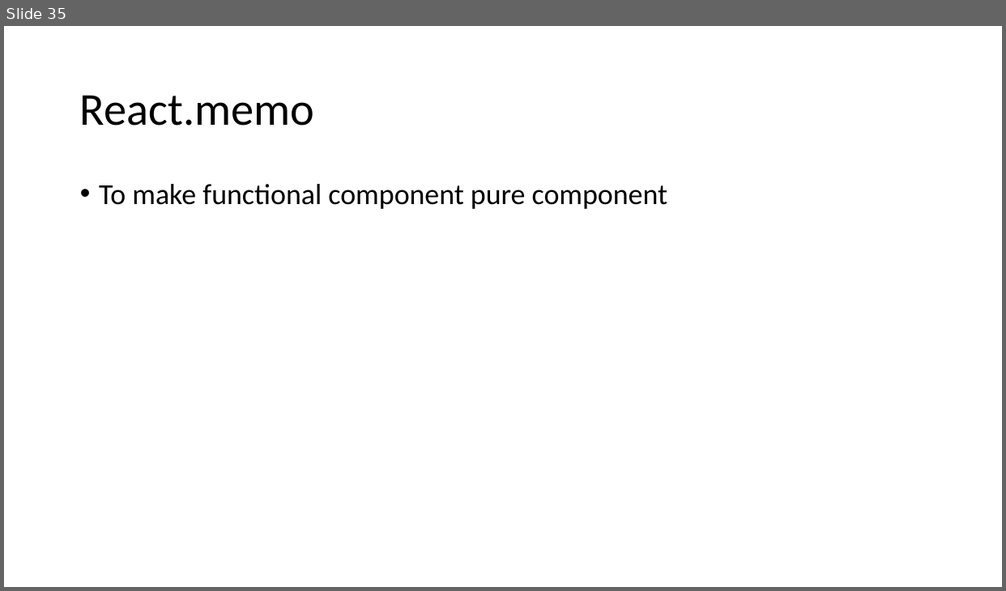
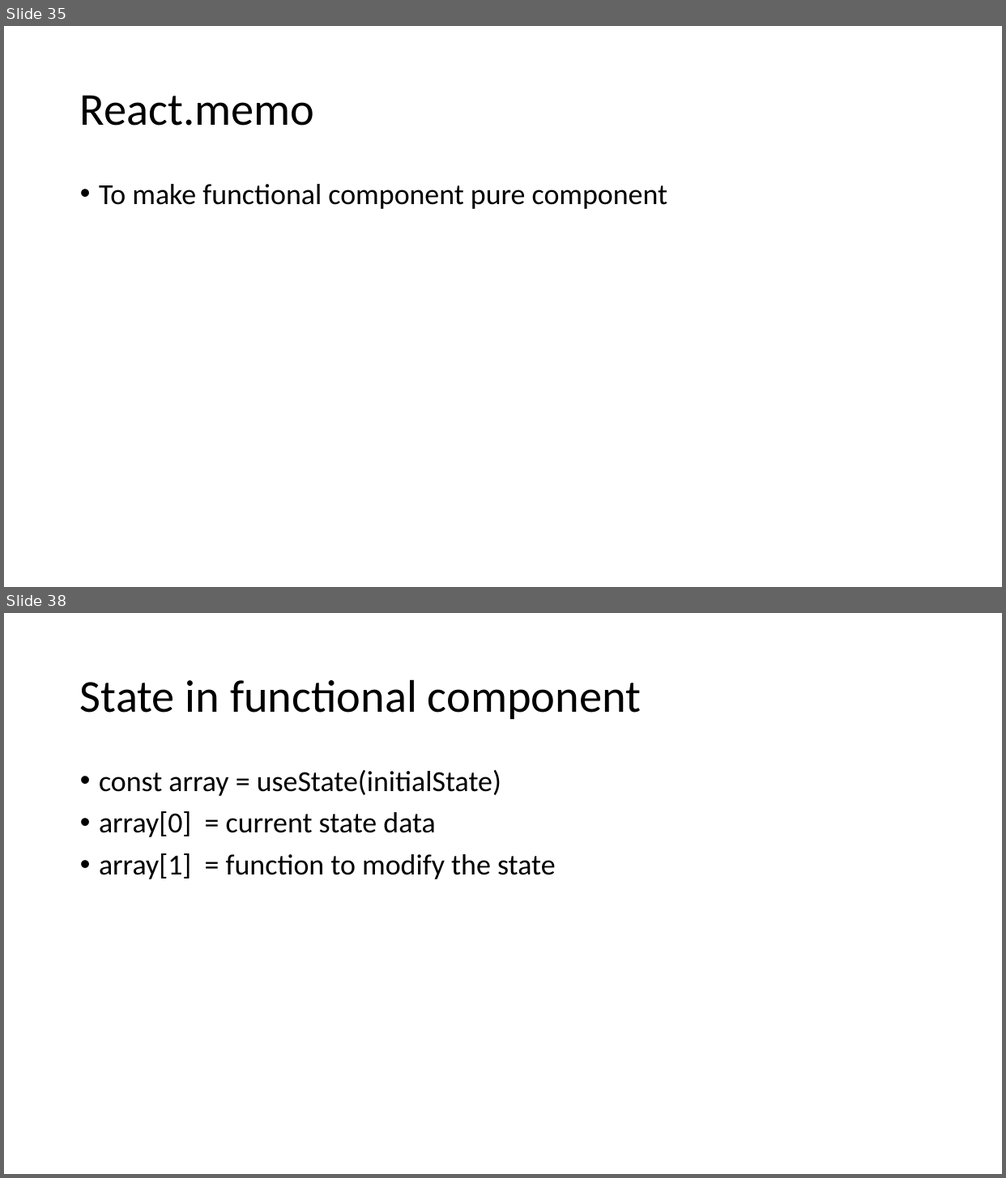
Before and after one commit to Chandan-TY/online-react-js, a slide deck: React JS Workings.pptx. Shown one above the other, each under a label of ours: slide 35 before the commit, slides 35 and 38 after it; the slides between them are not shown. The pictures are 1006x591 and 1006x1178 pixels, drawn with LibreOffice and Linux fonts; fonts in the diff are those of the drawing. Boxes give left, top, right and bottom in pixels: in the first picture for what was removed or moved away, otherwise in the second. Text is boxed around its words. In the diff, an @@ line names an element or a change of style, - is before the commit and + after.

```diff
--- a/React JS Workings.pptx
+++ b/React JS Workings.pptx
@@ slide 38 added at (x1=4, y1=613, x2=1002, y2=1174), background #FFFFFF @@
@@ title added at (x1=80, y1=679, x2=641, y2=719), 44 pt, text #000000 @@
+State in functional component
@@ text added at (x1=99, y1=770, x2=556, y2=879), 28 pt, text #000000 @@
+• const array = useState(initialState)
+• array[0] = current state data
+• array[1] = function to modify the state
```
Also in this commit, not shown: 10 other slides added.
